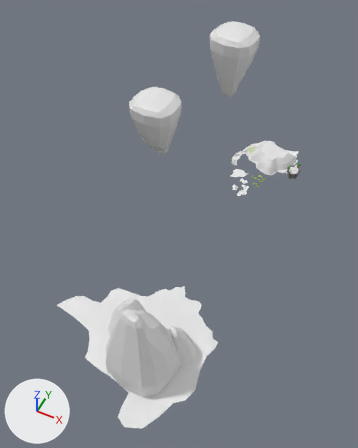
An edit to the Blender file Assets/3D Objects/Map_1.blend, drawn before and after from the same camera.
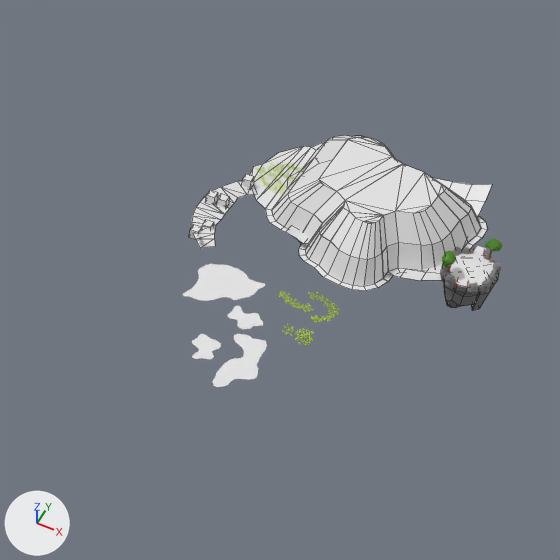
Each version appears first whole from a camera (50 mm lens) standing at (216.0, -926.0, 780.0) and looking at (-95.0, -304.0, 2.0), and next in a close-up on the part from 53% to 88% of the width and 25% to 52% of the height. The lights are fixed; the arrows at lower left show +X, +Y and +Z. The first two pictures are the older version. The close-ups show mesh edges as thin lines.

In view in the first close-up: 'Island1_Platform', 'Small_Islands', 'Spawn', 'Spawn.001', 'bidge' and 22 more.
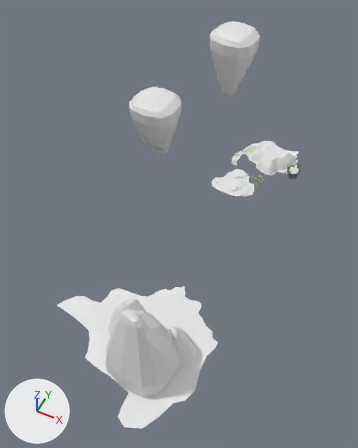
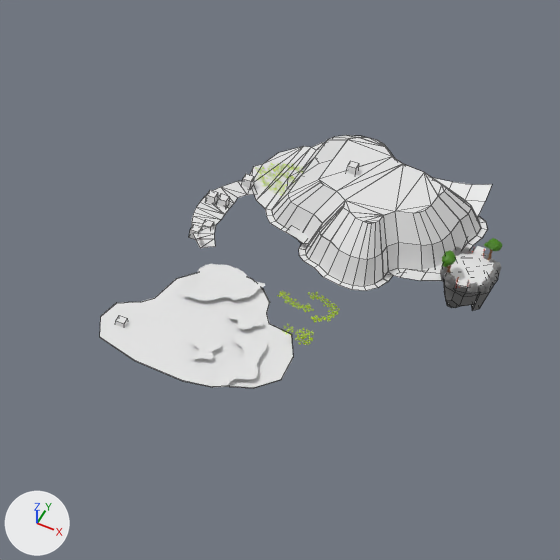
Commit message: added more to the image of the map

Boxes (x1, y1, x2, y2) around the edits, measured in the close-ups (560 x 560 px):
```json
{"object": "Plane", "change": "added", "after": [100, 272, 293, 388]}
{"object": "Cube.007", "change": "added", "after": [346, 161, 359, 175]}
{"object": "Cube.006", "change": "added", "after": [115, 315, 128, 328]}
```

The change, as JSON lines over the scene's bpy script:
```json
{"op": "add", "block": "me_plane_002", "code": ["me_plane_002 = bpy.data.meshes.new('Plane.002')", "me_plane_002.from_pydata(...)  # 21 vertices, 1 face; spans x -1.49..0.97, y -1.04..1.1, z 0.0"]}
{"op": "add", "block": "ob_cube_007", "code": ["ob_cube_007 = bpy.data.objects.new('Cube.007', me_cube_075.copy())  # the mesh of ob_cube_005", "ob_cube_007.location = (-7.9, -7.7, 20.8)", "ob_cube_007.scale = (2.66, 2.66, 2.66)"]}
{"op": "add", "block": "ob_cube_006", "code": ["ob_cube_006 = bpy.data.objects.new('Cube.006', me_cube_075.copy())  # the mesh of ob_cube_005", "ob_cube_006.location = (-77.9, -147.7, -2.4)", "ob_cube_006.scale = (2.66, 2.66, 2.66)"]}
{"op": "add", "block": "ob_plane", "code": ["ob_plane = bpy.data.objects.new('Plane', me_plane_002)", "ob_plane.location = (-30.0, -130.0, -2.4)", "ob_plane.scale = (40.0, 40.0, 40.0)", "_m = ob_plane.modifiers.new('Solidify', 'SOLIDIFY')", "_m.thickness = 0.013"]}
```
